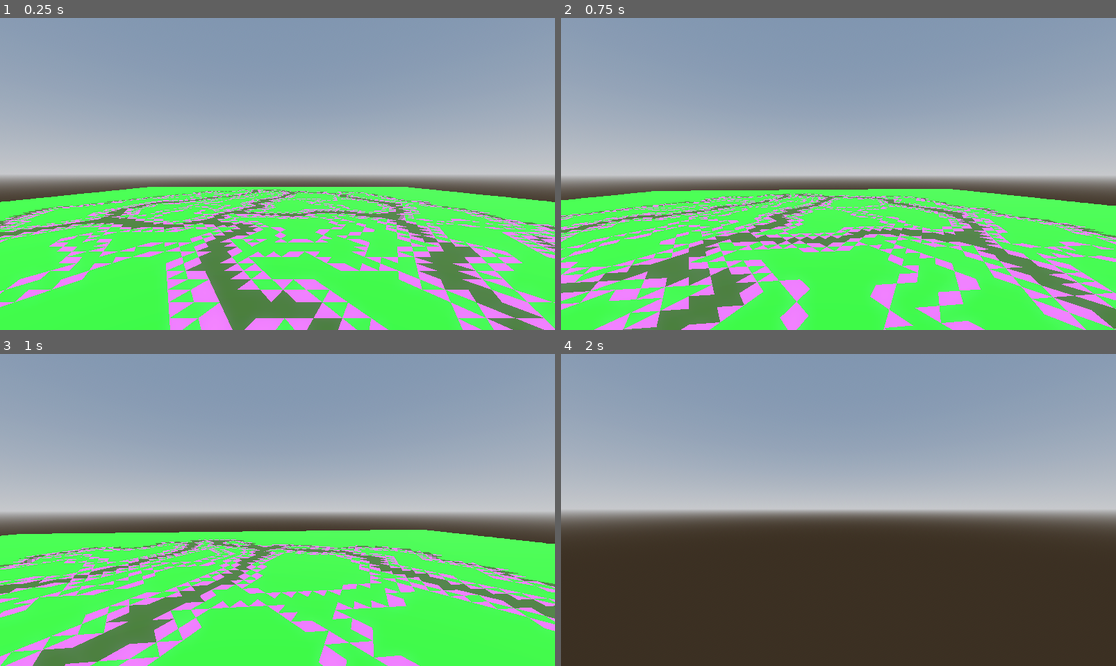
Above: before the commit, frames 1-4 (two rows, left to right).
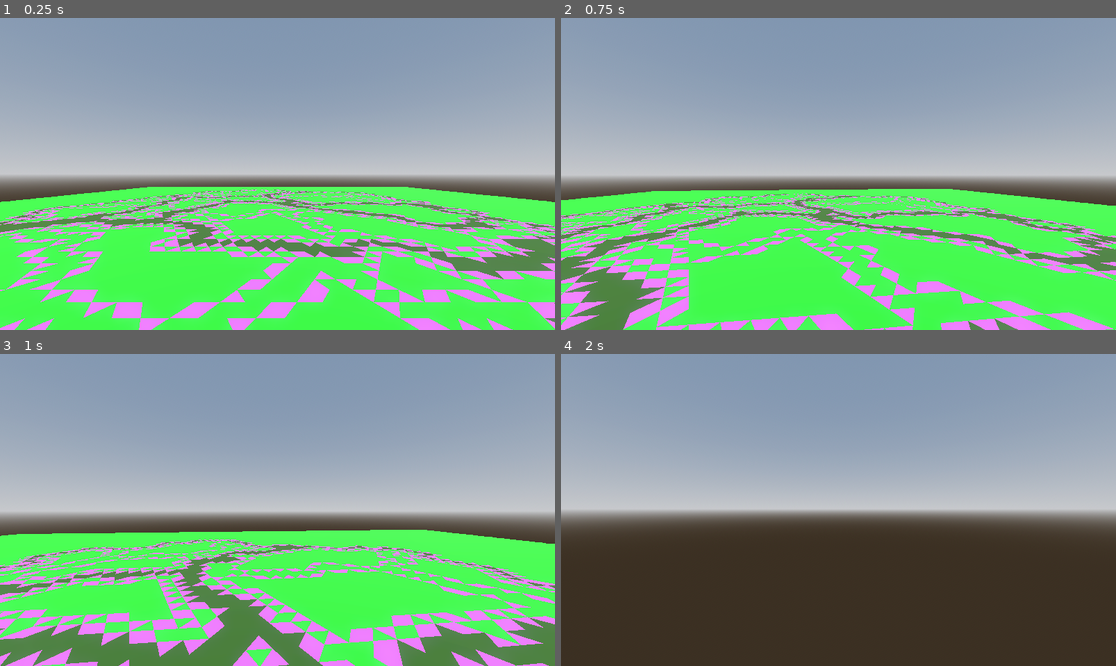
Above: after the commit, the same moments.

Repository: MichaelReel/Faster-Island-Generation
Game: Godot game, scene res://Main.tscn
Two runs of this game, one before a commit and one after it. Both use one fixed random seed, a clock stepped at 60 frames per second and the inputs below.
Inputs (mouse positions are in pixels of both pictures, inside the frame that each line leads up to):
- Up to frame 1 (0.25 s): no input
- Up to frame 2 (0.75 s): tap Enter at 0.5 s; move the mouse to (866, 174) at 0.52 s; hold W (forward) from 0.53 s (still down)
- Up to frame 3 (1 s): keep holding W (forward)
- Up to frame 4 (2 s): keep holding W (forward); move the mouse to (810, 510) at 1.27 s

The runs differ from the first frame. In frame 1, 21% of the frame differs, in the area x 0-100%, y 55-100%; in frame 2, 21%, in the area x 0-100%, y 56-100%; in frame 3, 20%; in frame 4, nothing differs.

Commit message:
Found the frontier bug, fixed it

Diff:
--- a/island/GeneratedIsland.gd
+++ b/island/GeneratedIsland.gd
@@ -63,7 +63,7 @@
 		max_lakes_per_region,
 	)
 	var _err2 = _terrain_manager.connect("stage_complete", _on_stage_complete)
-	_terrain_manager.perform("Lake Stage")
+	_terrain_manager.perform("Outline Stage")
 
 func _game_execute(_delta: float) -> void:
 	bounds.size = Vector2.ONE * bounds_side
--- a/island/generation/region/geometry/IslandOutlineLayer.gd
+++ b/island/generation/region/geometry/IslandOutlineLayer.gd
@@ -44,7 +44,7 @@
 				# Ensure the front is updated
 				for neighbour_index in _region_cell_layer.get_edge_sharing_neighbours(front_cell_ind):
 					if _region_cell_layer.get_region_by_index_for_cell_index(neighbour_index) == _region_cell_layer.get_root_region_index():
-						_region_cell_layer.add_cell_to_subregion(neighbour_index, _region.get_region_index())
+						_region_cell_layer.add_cell_to_subregion_front(neighbour_index, _region.get_region_index())
 				# Move front cell to the region and mark for another pass
 				_region_cell_layer.add_cell_to_subregion(front_cell_ind, _region.get_region_index())
 				still_smoothing = true
